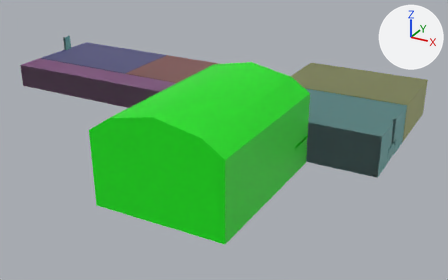
A saved change to the Blender file mdl/house.blend.
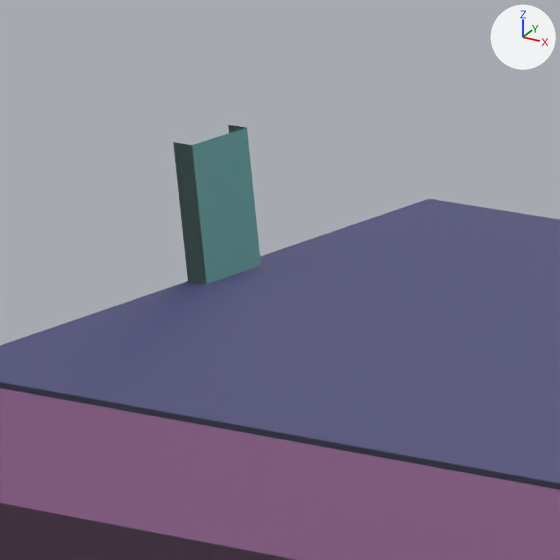
Each version appears first whole from a 50 mm camera at (37.7, -54.5, 42.8) aimed at (-10.2, 32.6, -0.8), and next in a close-up on the part from 11% to 22% of the width and 9% to 27% of the height. Arrows for +X, +Y and +Z are at upper right; the lights stay in place. The last two pictures show the newer version.

In view in the first close-up: 'CSGCombiner3D2.001'.
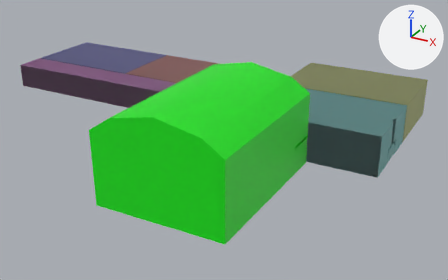
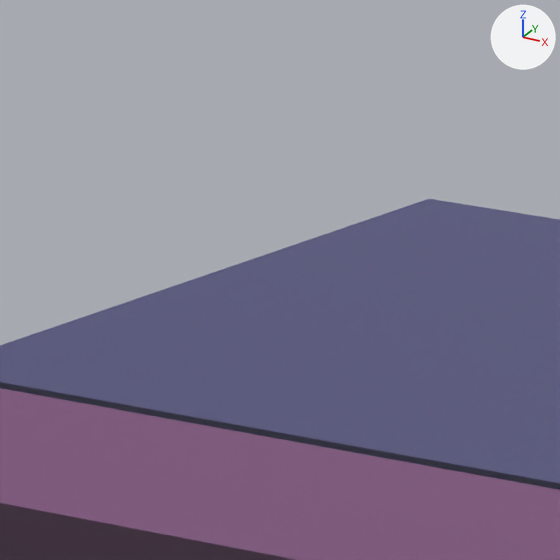
Changed parts and their boxes [x1, y1, x2, y2] in the close-ups (560 x 560 px; the box of a moved part takes in the faces that stretch with it):
'CSGCombiner3D2.001', reshaped: before [0, 125, 560, 560]; after [0, 199, 560, 560]
part 1 of me_csgcombiner3d2_001, moved or reshaped (not visible afterwards): before [173, 125, 261, 284]

The change, as a list of edits to the scene's bpy script:
```text
Change me_csgcombiner3d2_001:
    where me_csgcombiner3d2_001.from_pydata(...)  # 198 vertices, 110 faces, 4 loose edges; spans x -51.1..17.5, y 3.5..61.5, z -0.5..14.7
    used by ob_csgcombiner3d2_001; location = (0.0, 0.0, 0.0)
    before: 175 (-50.6, 40.4, 11.1) at pixel (247, 127), 176 (-50.6, 38.9, 11.1) at pixel (192, 145), 188 (-51.1, 40.4, 11.1) at pixel (228, 124), 189 (-51.1, 38.9, 11.1) at pixel (173, 142)
    me_csgcombiner3d2_001 part 1
    add for i in [175, 176, 188, 189]: me_csgcombiner3d2_001.vertices[i].co += Vector((0.0, 0.0, -2.7))
```
